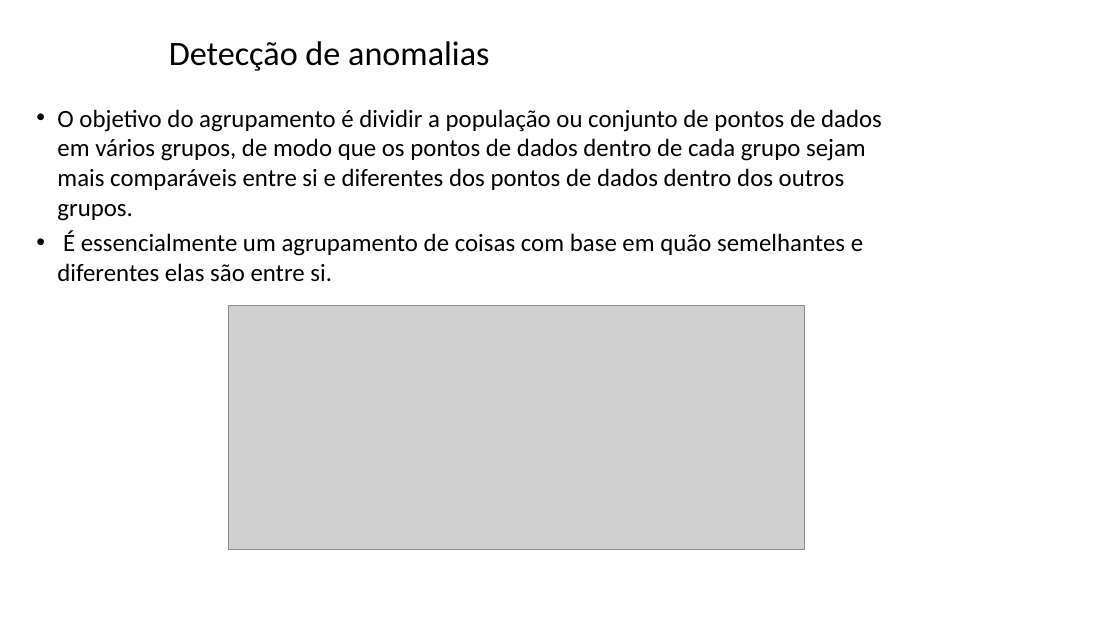
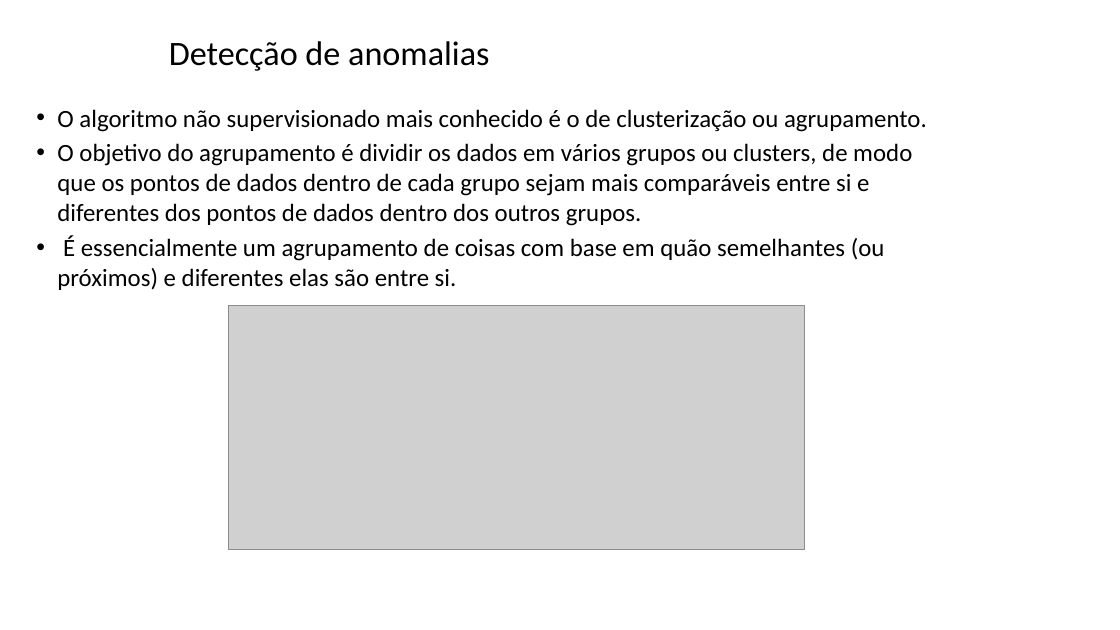
Before and after one commit to zz4fap/tp557-iot-ml, a slide deck: slide 8 of slides/TP557_16_detecção_de_anomalias.pptx (slide 6 before the commit). Drawn at 1120x630 pixels with LibreOffice and Linux fonts; fonts in the diff are those of the drawing; grey boxes stand for pictures; background and template pictures are left out. Boxes give left, top, right and bottom in pixels: in the first picture for what was removed or moved away, otherwise in the second. Text is boxed around its words. In the diff, an @@ line names an element or a change of style, - is before the commit and + after.

Commit message:
update of slides

```diff
--- a/slides/TP557_16_detecção_de_anomalias.pptx
+++ b/slides/TP557_16_detecção_de_anomalias.pptx
@@ text at box(57, 109, 927, 290): text changed @@
-• O objetivo do agrupamento é dividir a população ou conjunto de pontos de dados em vários grupos, de modo que os pontos de dados dentro de cada grupo sejam mais comparáveis entre si e diferentes dos pontos de dados dentro dos outros grupos.
-• É essencialmente um agrupamento de coisas com base em quão semelhantes e diferentes elas são entre si.
+• O algoritmo não supervisionado mais conhecido é o de clusterização ou agrupamento.
+• O objetivo do agrupamento é dividir os dados em vários grupos ou clusters, de modo que os pontos de dados dentro de cada grupo sejam mais comparáveis entre si e diferentes dos pontos de dados dentro dos outros grupos.
+• É essencialmente um agrupamento de coisas com base em quão semelhantes (ou próximos) e diferentes elas são entre si.
```
Also in this commit, not shown: 6 other slides changed, 3 slides added.
